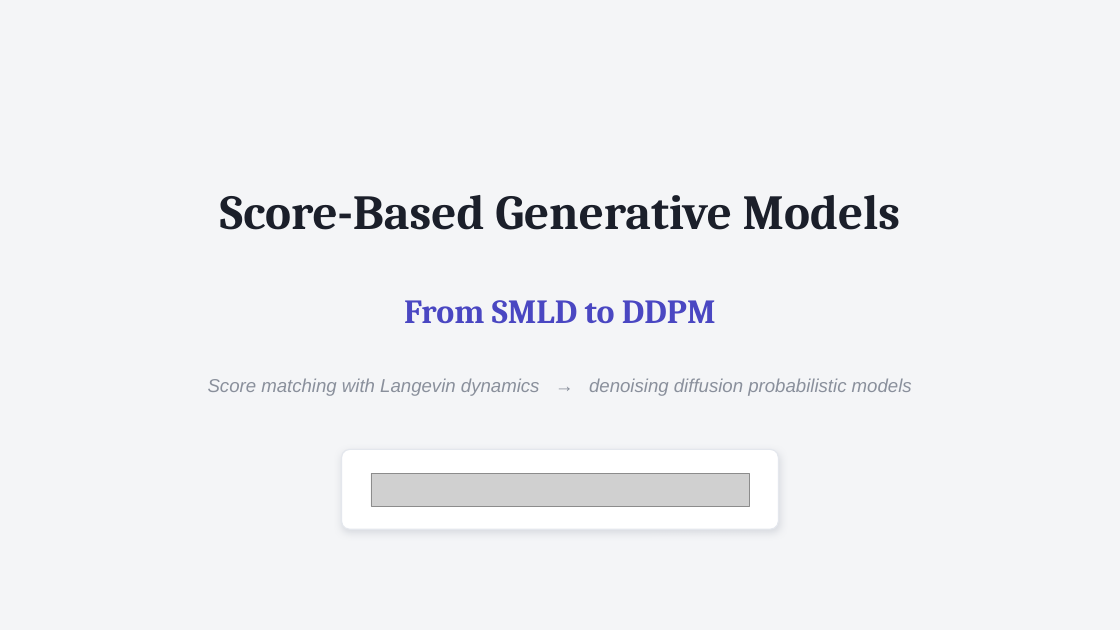
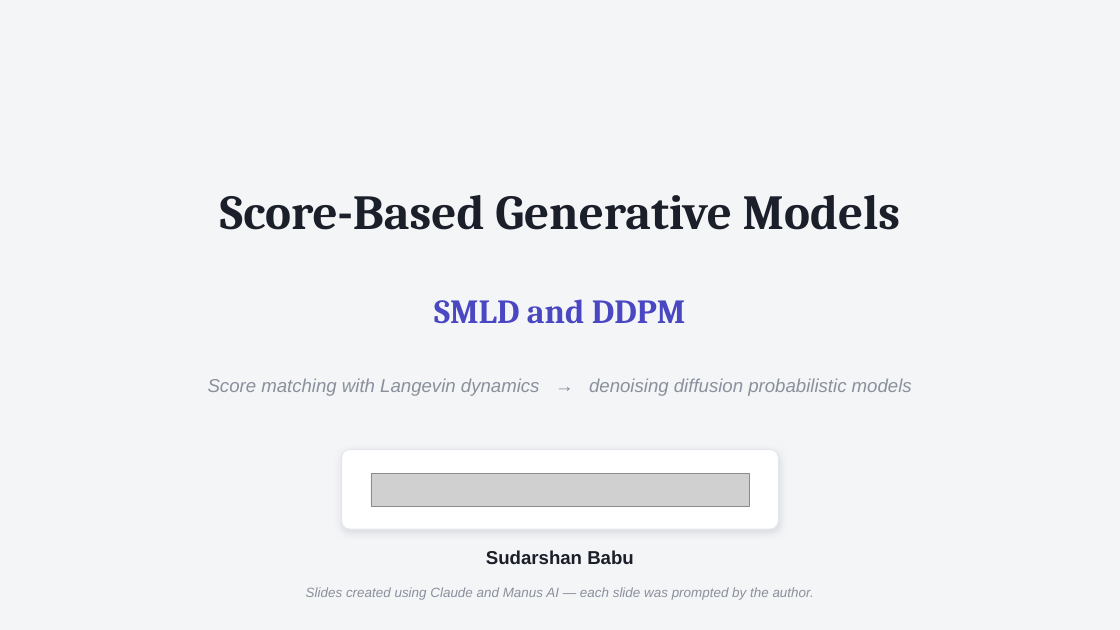
Before and after one commit to sudarshan1994/sudarshan1994.github.io, a slide deck: slide 1 of diffusion/smld_ddpm_polished.pptx. Drawn at 1120x630 pixels with LibreOffice and Linux fonts; fonts in the diff are those of the drawing; grey boxes stand for pictures. Boxes give left, top, right and bottom in pixels: in the first picture for what was removed or moved away, otherwise in the second. Text is boxed around its words. In the diff, an @@ line names an element or a change of style, - is before the commit and + after.

Commit message:
Update SMLD/DDPM deck (62 slides); rename title to 'SMLD and DDPM'

```diff
--- a/diffusion/smld_ddpm_polished.pptx
+++ b/diffusion/smld_ddpm_polished.pptx
@@ text at (434,299,686,323): text changed @@
-From SMLD to DDPM
+SMLD and DDPM
@@ text added at (486,550,633,564), 16 pt, text #1B1F2A, bold @@
+Sudarshan Babu
@@ text added at (306,587,814,600), 11.5 pt, text #8A909C, italic @@
+Slides created using Claude and Manus AI — each slide was prompted by the author.
```
Also in this commit, not shown: 57 other slides changed, 1 slide added, 4 other files.
